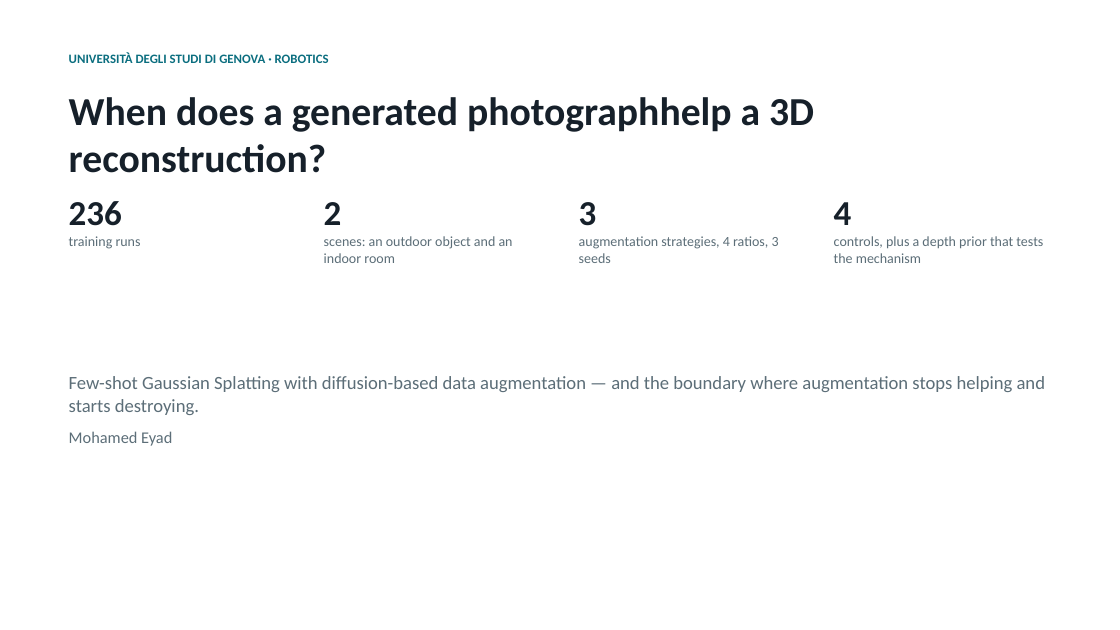
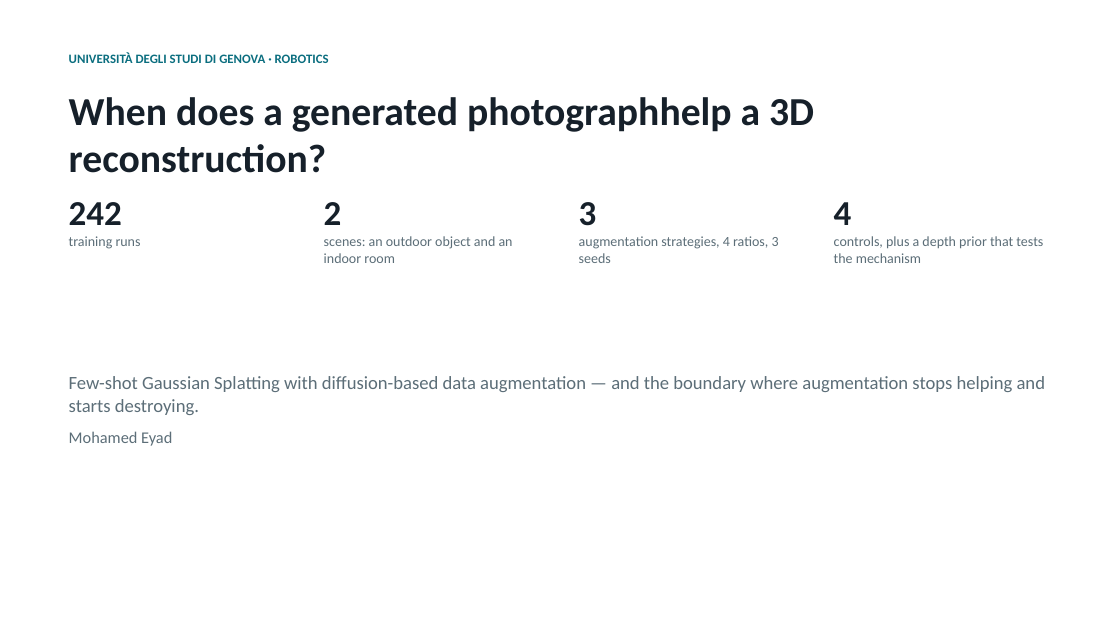
Before and after one commit to mohamedeyaad/fewshot-gaussian-splatting, a slide deck: slide 1 of results/presentation.pptx. Drawn at 1120x630 pixels with LibreOffice and Linux fonts; fonts in the diff are those of the drawing. Boxes give left, top, right and bottom in pixels: in the first picture for what was removed or moved away, otherwise in the second. Text is boxed around its words. In the diff, an @@ line names an element or a change of style, - is before the commit and + after.

```diff
--- a/results/presentation.pptx
+++ b/results/presentation.pptx
@@ text at box(69, 202, 122, 225): text changed @@
-236
+242
```
Also in this commit, not shown: 4 other slides changed, 41 other files.
